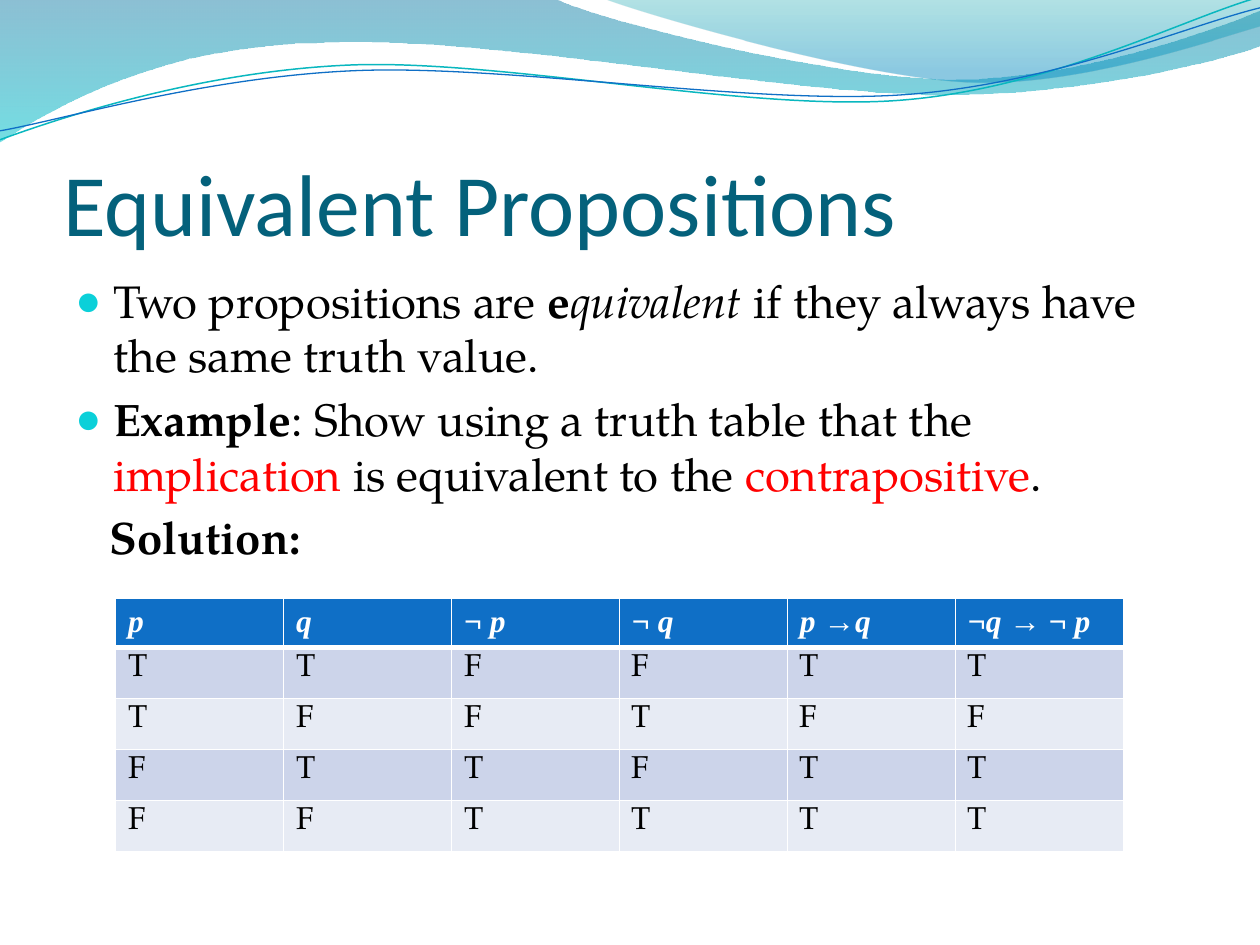
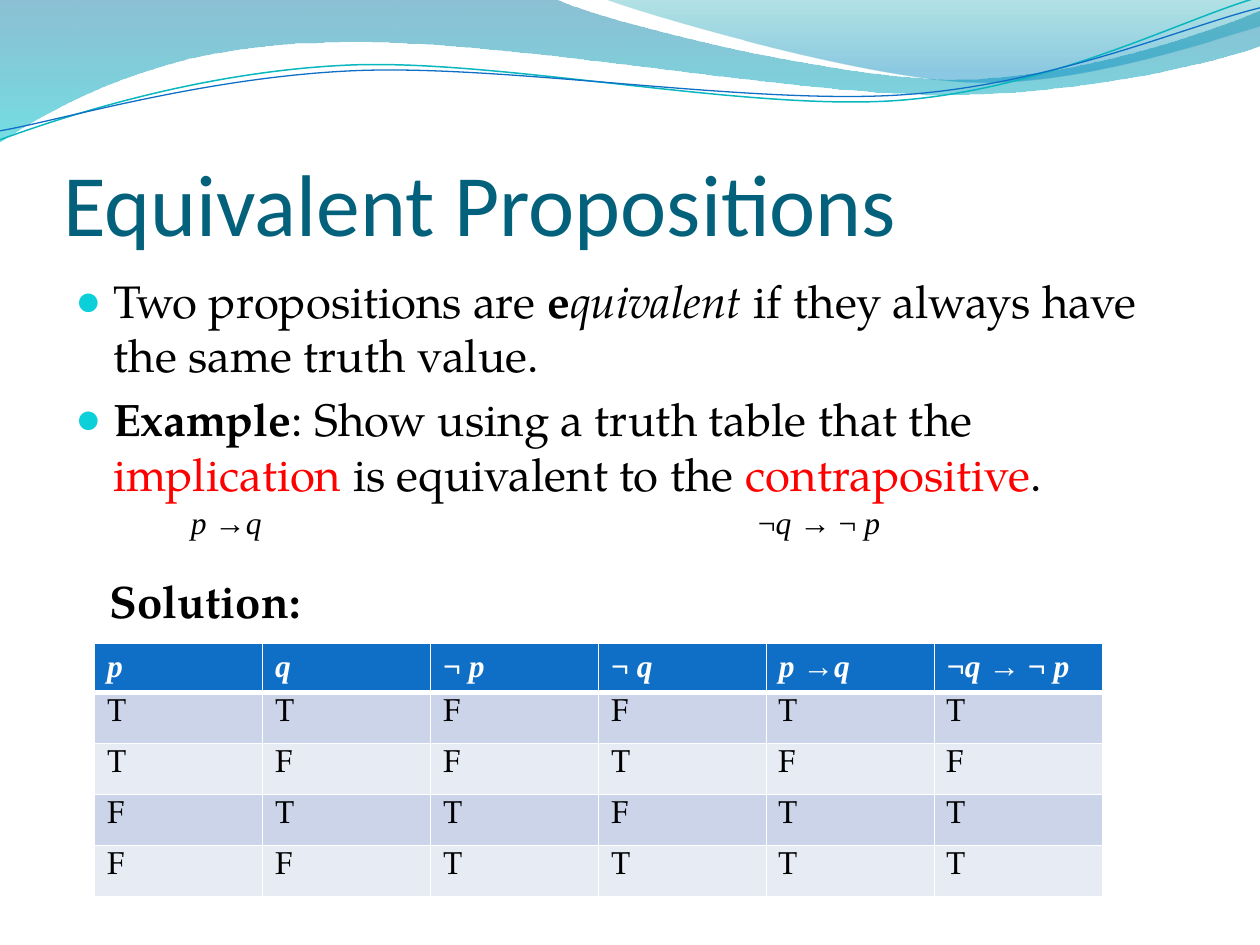
Before and after one commit to lin-chen-GA/lin-chen-GA.github.io, a slide deck: slide 25 of cs2620/slides/cs2620_notes1.pptx. Drawn at 1260x945 pixels with LibreOffice and Linux fonts; fonts in the diff are those of the drawing; background and template pictures are left out. Boxes give left, top, right and bottom in pixels: in the first picture for what was removed or moved away, otherwise in the second. Text is boxed around its words. In the diff, an @@ line names an element or a change of style, - is before the commit and + after.

```diff
--- a/cs2620/slides/cs2620_notes1.pptx
+++ b/cs2620/slides/cs2620_notes1.pptx
@@ text "Two propositions are equivalent if ..." rewrapped from bbox=[110, 284, 1135, 555] to bbox=[110, 284, 1135, 619] @@
@@ text added at bbox=[191, 519, 261, 540], 18 pt, text #000000, italic @@
+p →q
@@ text added at bbox=[758, 519, 880, 540], 18 pt, text #000000 @@
+¬q → ¬ p
@@ table: place and size @@
-table at bbox=[116, 598, 1121, 853]
+table at bbox=[94, 644, 1100, 898]
```
Also in this commit, not shown: 5 other slides changed, 6 slides added, 7 other files.
